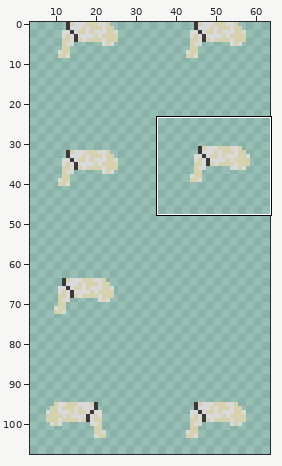
Sprite sheet, stored at assets/player/playerTurbante.png. The first picture is a wide view before the edit; the outline marks the close-up.
Close-up. First the earlier version:
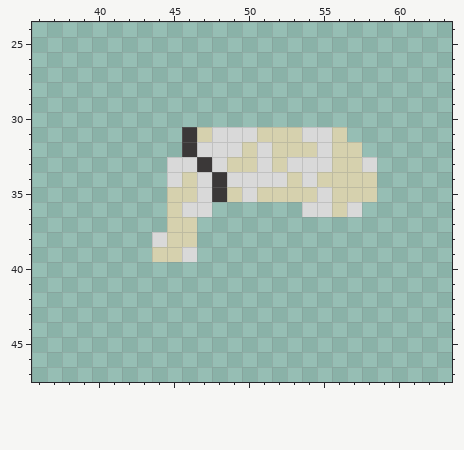
The file is 64x128 pixels. Shown: x 36..63, y 24..47. The wide view leaves out empty margins.
The result:
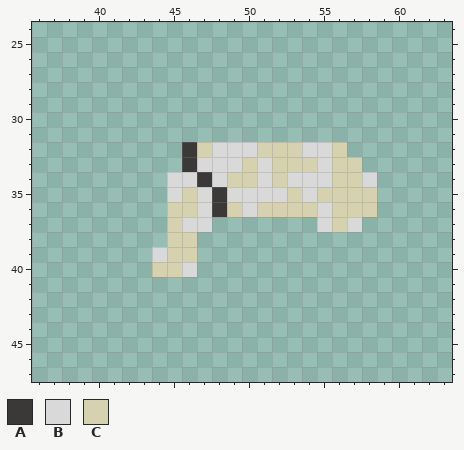
Palette (. is transparent): A #3b3838  B #d9d9d9  C #d6d1ae
Log entry: fix: equipment is not in floating when player equips it
Changes in this commit:
y 31: x 46..56 ACBBBCCCBBC -> ...........
y 32: x 47 B -> C; x 50..51 CB -> BC; x 54 C -> B; x 57 C -> .
y 33: x 45..47 BBA -> .AB; x 49 C -> B; x 53..54 BB -> CC; x 58 B -> .
y 34: x 46..50 CBABB -> BABCC; x 52..53 BC -> CB; x 55 C -> B; x 58 C -> B
y 35: x 45 C -> B; x 49 C -> B; x 51..52 CC -> BB; x 54..55 CB -> BC
y 36: x 46 B -> C; x 48..54 ......B -> ACBCCCC; x 57..58 B. -> CC
y 37: x 46..47 C. -> BB; x 55..57 ... -> BCB
y 38: x 44 B -> .
y 39: x 44 C -> B; x 46 B -> C
y 40: x 44..46 ... -> CCB
Pixel boxes of the changes (left, top, right, bottom) in both close-ups:
changed: (152, 127, 377, 277)
